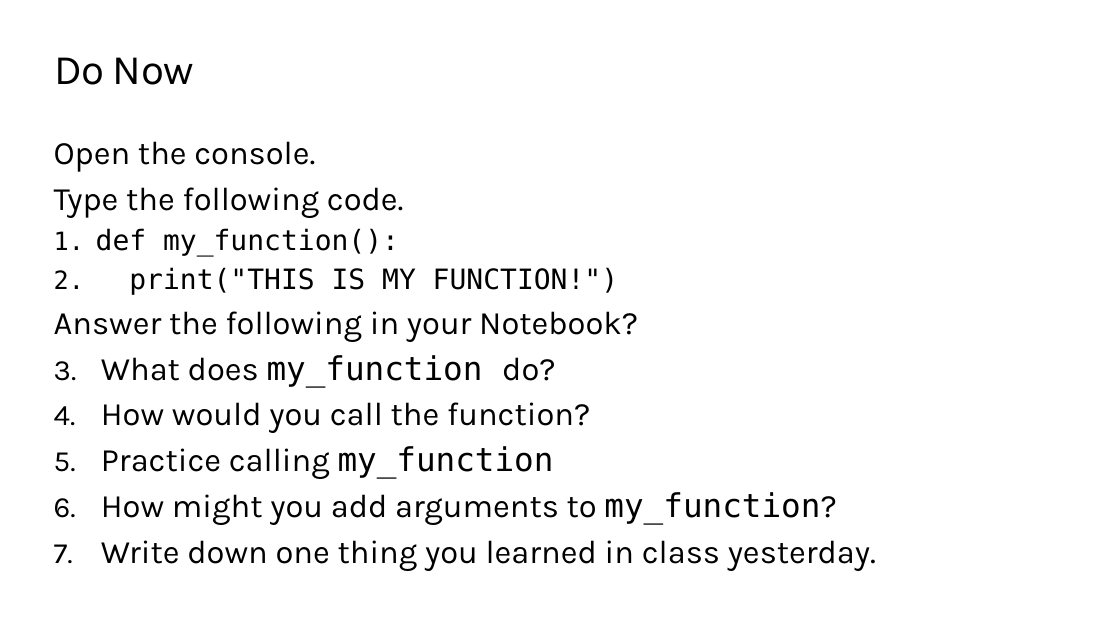
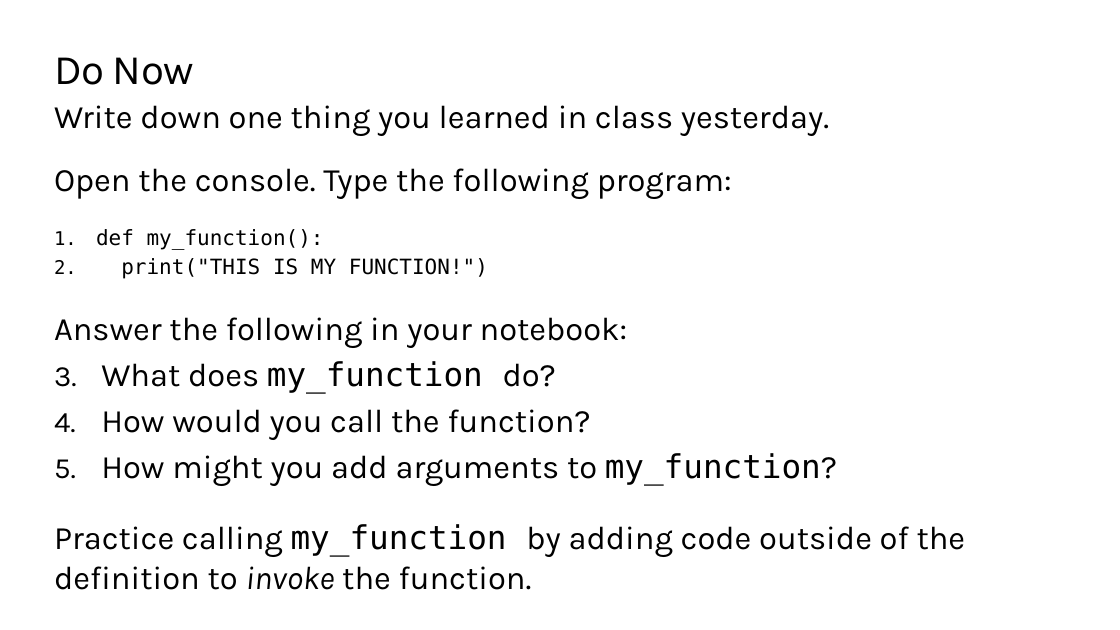
Before and after one commit to TEALSK12/2nd-semester-introduction-to-computer-science, a slide deck: slide 4 of docs/units/3_unit/slidedecks/Intro Python 3.02 TEALS.pptx. Drawn at 1120x630 pixels with LibreOffice and Linux fonts; fonts in the diff are those of the drawing; background and template pictures are left out. Boxes give left, top, right and bottom in pixels: in the first picture for what was removed or moved away, otherwise in the second. Text is boxed around its words. In the diff, an @@ line names an element or a change of style, - is before the commit and + after.

```diff
--- a/docs/units/3_unit/slidedecks/Intro Python 3.02 TEALS.pptx
+++ b/docs/units/3_unit/slidedecks/Intro Python 3.02 TEALS.pptx
@@ text at [54,105,829,199]: text changed @@
-Open the console.
-Type the following code.
+Write down one thing you learned in class yesterday.
+Open the console. Type the following program:
@@ text "Write down one thing you ...": place and size @@
-text "Write down one thing you ..." at [54,141,876,571]
+text "Write down one thing you ..." at [54,105,966,590]
@@ text at [96,229,488,279]: size 24 to 18 pt in "def my_function():", "print("THIS IS MY FUNCTION!")"; less space between paragraphs @@
@@ text at [54,317,627,348]: text changed @@
-Answer the following in your Notebook?
+Answer the following in your notebook:
@@ text at [101,446,554,479]: paragraph removed @@
-3. Practice calling my_function
@@ text at [54,524,966,590]: text changed @@
-5. Write down one thing you learned in class yesterday.
+Practice calling my_function by adding code outside of the definition to invoke the function.
```
Also in this commit, not shown: 13 other slides changed, 18 other files.
